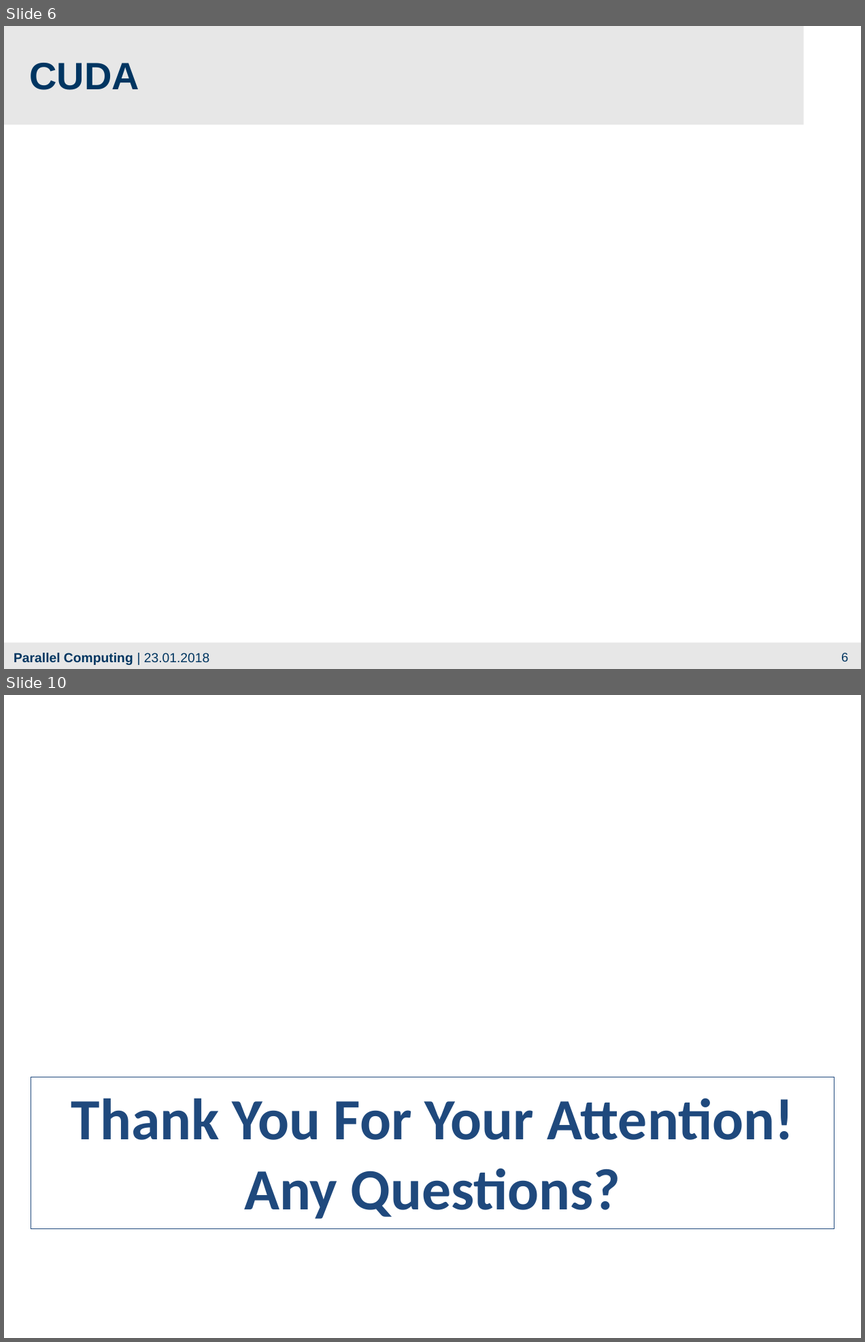
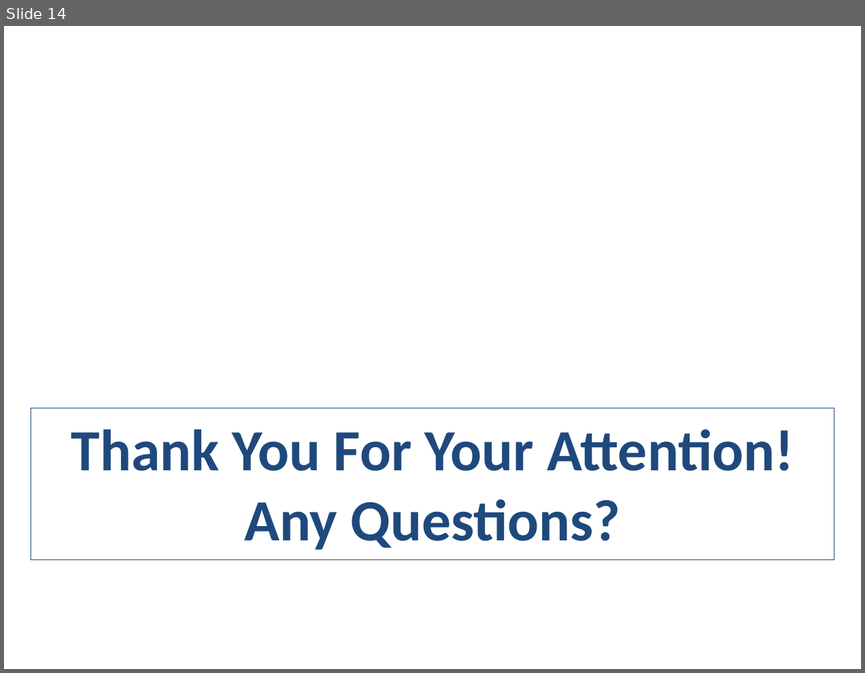
Before and after one commit to franneck94/CUDA-AES, a slide deck: Presentation.pptx. Shown one above the other, each under a label of ours: slides 6 and 10 before the commit, slide 14 after it; the slides between them are not shown. The pictures are 865x1342 and 865x673 pixels, drawn with LibreOffice and Linux fonts; fonts in the diff are those of the drawing; background and template pictures are left out. Boxes give left, top, right and bottom in pixels: in the first picture for what was removed or moved away, otherwise in the second. Text is boxed around its words. In the diff, an @@ line names an element or a change of style, - is before the commit and + after.

```diff
--- a/Presentation.pptx
+++ b/Presentation.pptx
@@ slide 6 removed at [4,26,861,669], background #E7E7E7 @@
@@ rectangle removed at [804,26,861,125] @@
@@ text removed at [29,63,139,90] @@
-CUDA
@@ rectangle removed at [4,125,861,642] @@
@@ text removed at [14,652,209,665] @@
-Parallel Computing | 23.01.2018
@@ page number removed at [841,652,848,661] @@
-6
@@ what was slide 10 is now slide 14 @@
```
Also in this commit, not shown: 6 slides changed, 7 slides added, 2 other slides removed, 13 other files.
